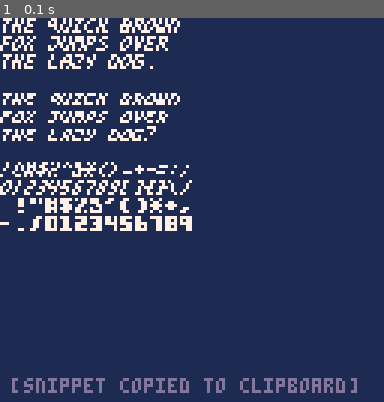
Above: before the commit, frame 1.
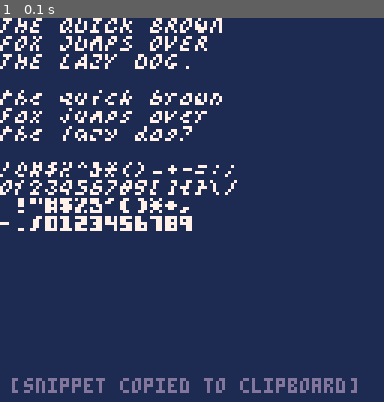
Above: after the commit, the same moment.

Repository: ChristopherDrum/status-line
Game: PICO-8 cartridge status_line_font.p8
Same seed, same stepped clock (60 frames per second), same inputs: the game is played once before the commit and once after it.
Inputs:
- Up to frame 1 (0.1 s): no input

The runs differ from the first frame. In frame 1, 6.8% of the frame differs, in the area x 0-62%, y 0-47%.

Commit message:
greatly improved italics font

Diff:
--- a/status_line_font.p8
+++ b/status_line_font.p8
@@ -61,7 +61,7 @@
 
 -- size of character (width2
 -- is user for chr >= 128)
-char_width,char_height = 4,6
+char_width,char_height = 5,6
 char_width2 = 5
 
 -- draw offset
Not shown, changed: 25 lines of the sprite sheet (__gfx__) section of status_line_font.p8
